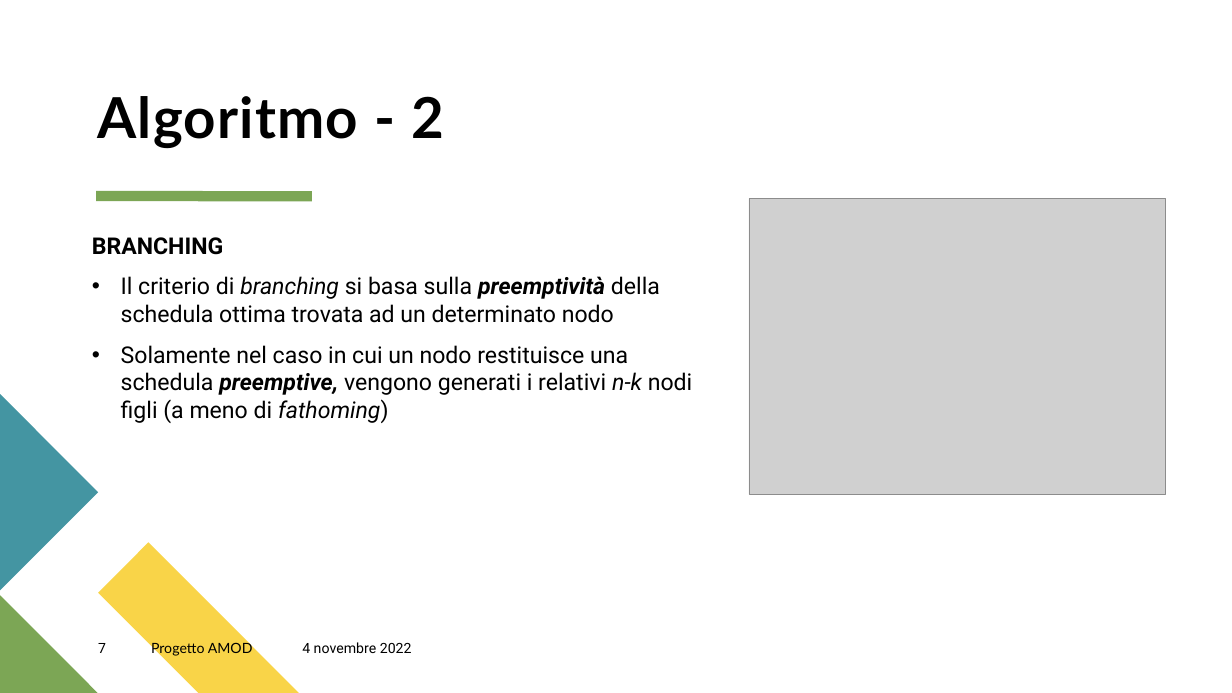
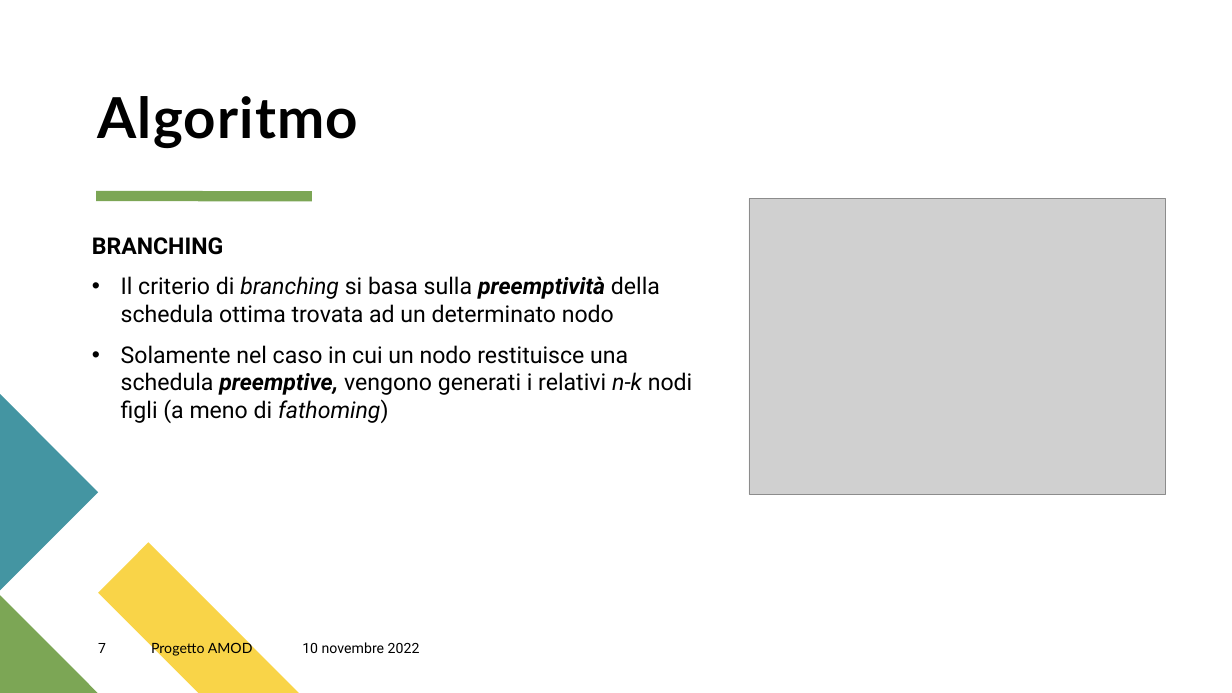
Before and after one commit to GiulioAppetito/Progetto-AMOD-21-22, a slide deck: slide 7 of Presentazione Progetto AMOD.pptx. Drawn at 1232x693 pixels with LibreOffice and Linux fonts; fonts in the diff are those of the drawing; grey boxes stand for pictures. Boxes give left, top, right and bottom in pixels: in the first picture for what was removed or moved away, otherwise in the second. Text is boxed around its words. In the diff, an @@ line names an element or a change of style, - is before the commit and + after.

```diff
--- a/Presentazione Progetto AMOD.pptx
+++ b/Presentazione Progetto AMOD.pptx
@@ title at (x1=97, y1=96, x2=358, y2=149): text changed @@
-Algoritmo - 2
+Algoritmo
@@ text at (x1=302, y1=642, x2=420, y2=653): text changed @@
-4 novembre 2022
+10 novembre 2022
```
Also in this commit, not shown: 17 other slides changed, 4 slides added, 9 slides removed.
